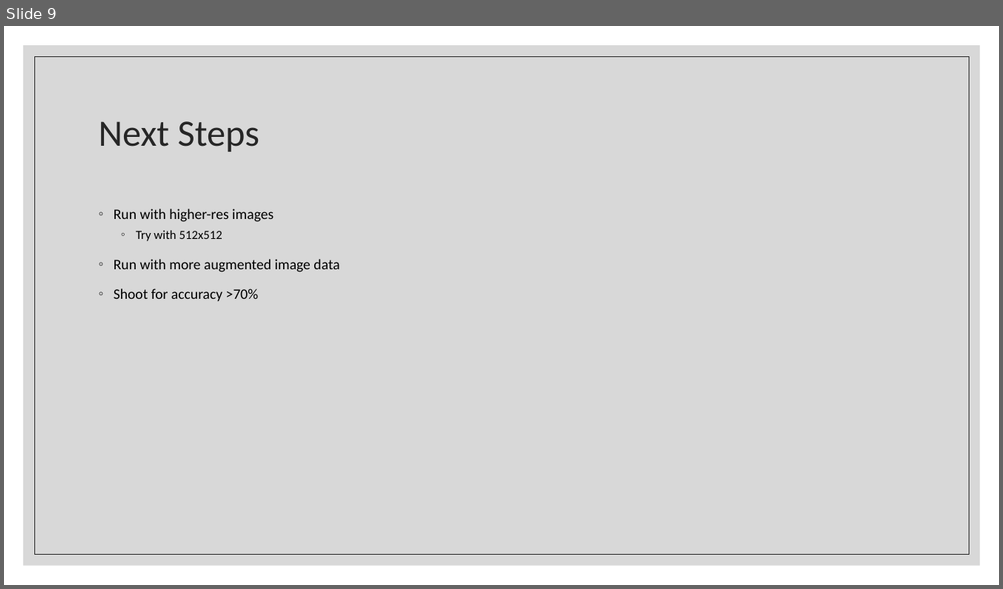
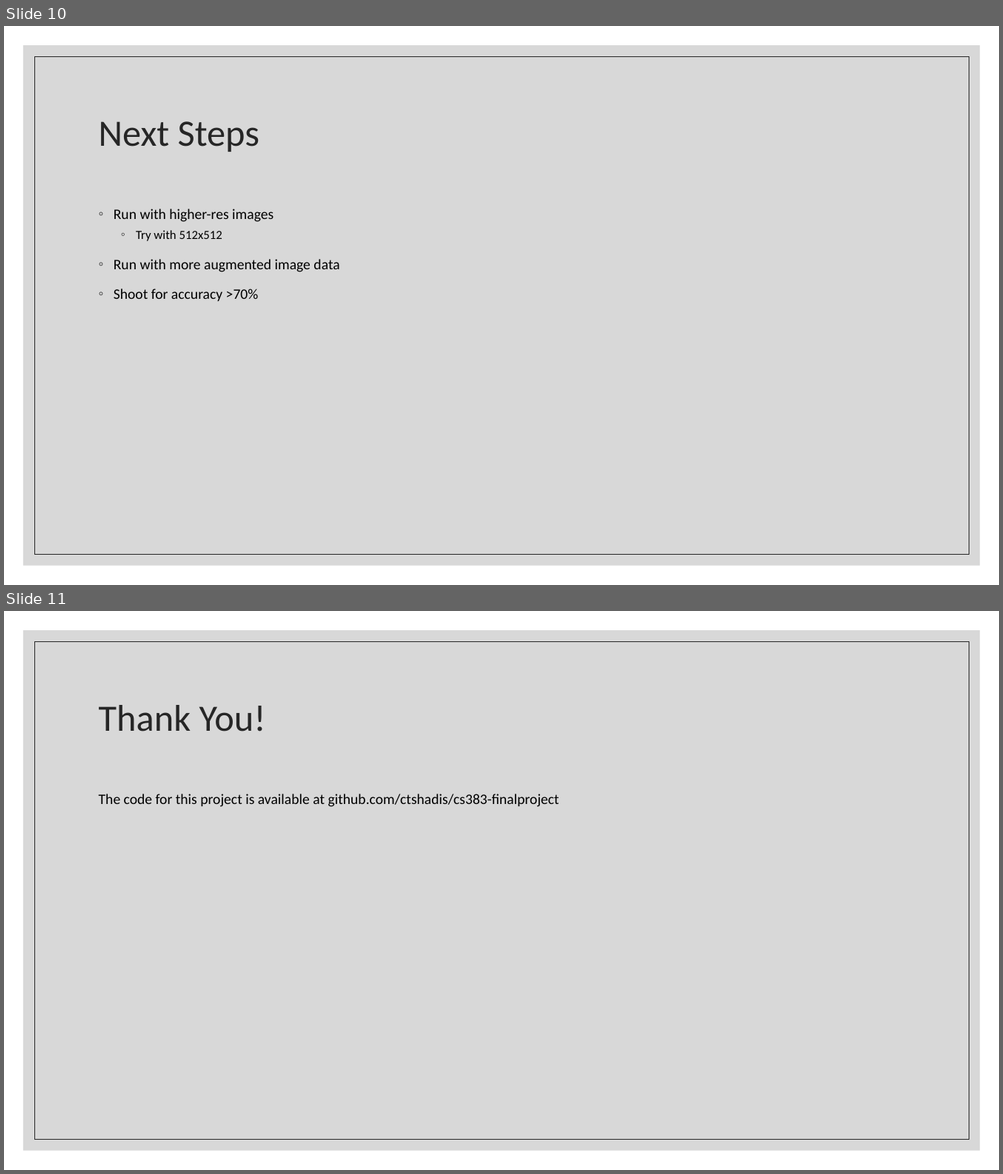
Before and after one commit to ctshadis/cs383-finalproject, a slide deck: presentation.pptx. Shown one above the other, each under a label of ours: slide 9 before the commit, slides 10 and 11 after it. The pictures are 1003x589 and 1003x1174 pixels, drawn with LibreOffice and Linux fonts; fonts in the diff are those of the drawing. Boxes give left, top, right and bottom in pixels: in the first picture for what was removed or moved away, otherwise in the second. Text is boxed around its words. In the diff, an @@ line names an element or a change of style, - is before the commit and + after.

```diff
--- a/presentation.pptx
+++ b/presentation.pptx
@@ slide 11 added at [4,611,999,1170], background #FFFFFF; not listed: 2 template elements that a slide beside it also shows @@
@@ title added at [99,705,266,732], 36 pt, text #262626 @@
+Thank You!
@@ text added at [99,794,559,807], 14 pt, text #000000 @@
+The code for this project is available at github.com/ctshadis/cs383-finalproject
@@ what was slide 9 is now slide 10 @@
```
Also in this commit, not shown: 1 other slide added.
